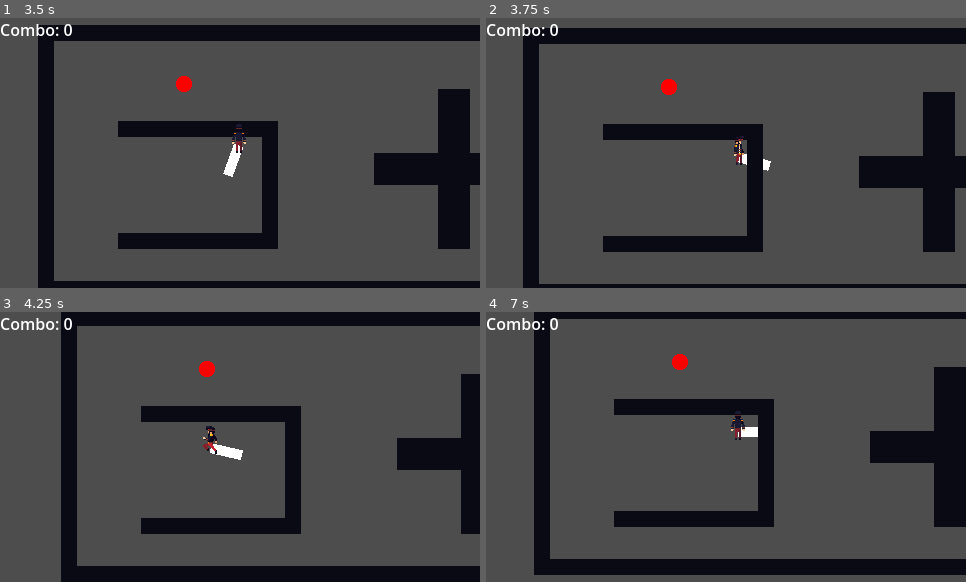
Above: before the commit, frames 1-4 (two rows, left to right).
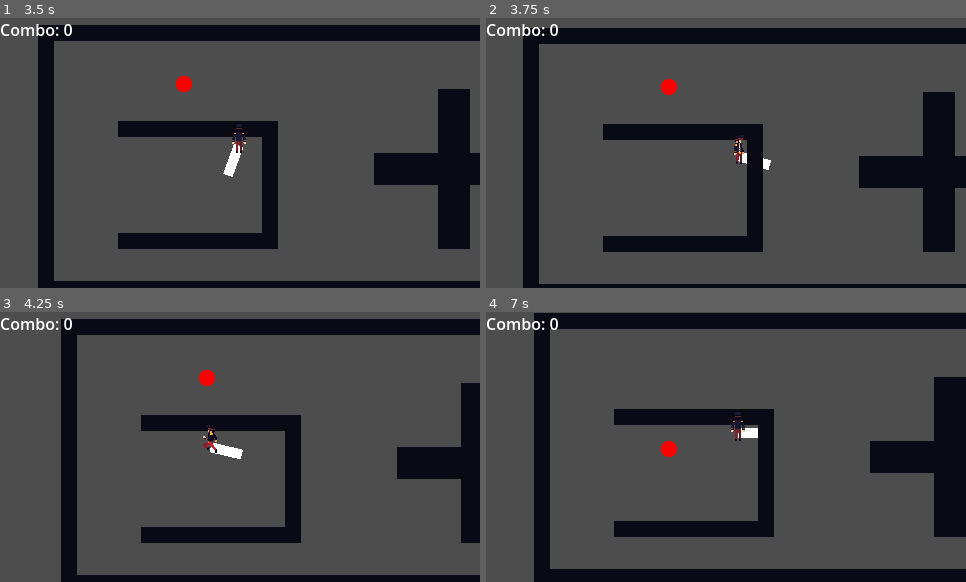
Above: after the commit, the same moments.

Repository: Kapcpa/gmtk-gamejam-2026
Game: Godot game, scene res://scenes/level0.tscn
Same seed, same stepped clock (60 frames per second), same inputs: the game is played once before the commit and once after it.
Inputs (mouse positions are in pixels of both pictures, inside the frame that each line leads up to):
- Up to frame 1 (3.5 s): tap Enter at 0.5 s; move the mouse to (345, 139) at 0.52 s; hold D (right) 0.53-1.28 s; click (345, 139) at 0.6 s; move the mouse to (144, 166) at 1.27 s; hold S (down) 1.28-2.03 s; tap Space (dash) at 1.35, 2.85 s; move the mouse to (288, 93) at 2.02 s; hold D (right) 2.03-2.78 s; click (288, 93) at 2.1 s; move the mouse to (216, 207) at 2.77 s; hold W (up) from 2.78 s (still down)
- Up to frame 2 (3.75 s): move the mouse to (870, 193) at 3.52 s; release W (up) at 3.53 s; hold A (left) from 3.53 s (still down); click (870, 193) at 3.6 s
- Up to frame 3 (4.25 s): keep holding A (left)
- Up to frame 4 (7 s): move the mouse to (582, 406) at 4.27 s; tap Space (dash) at 4.35, 5.85 s; move the mouse to (750, 447) at 5.02 s; release A (left) at 5.03 s; hold S (down) 5.03-5.78 s; click (750, 447) at 5.1 s; move the mouse to (654, 379) at 5.77 s; hold D (right) 5.78-6.53 s; move the mouse to (831, 433) at 6.52 s; hold W (up) from 6.53 s (still down); click (831, 433) at 6.6 s

Frame 1 is identical in both runs. In frame 2, less than 0.1% of the frame differs, in the area x 51-60%, y 43-57%; in frame 3, 14%; in frame 4, 16%, in the area x 10-100%, y 0-100%.

Commit message:
Wall angle, move_and_slide(), ideas.txt update

Diff:
--- a/scenes/player.tscn
+++ b/scenes/player.tscn
@@ -134,6 +134,7 @@
 [node name="player" type="CharacterBody2D" unique_id=121862516]
 collision_layer = 2
 motion_mode = 1
+wall_min_slide_angle = 0.7853982
 script = ExtResource("1_3vyb7")
 
 [node name="CollisionShape2D" type="CollisionShape2D" parent="." unique_id=101421203]
Not shown, changed: ideas.txt
